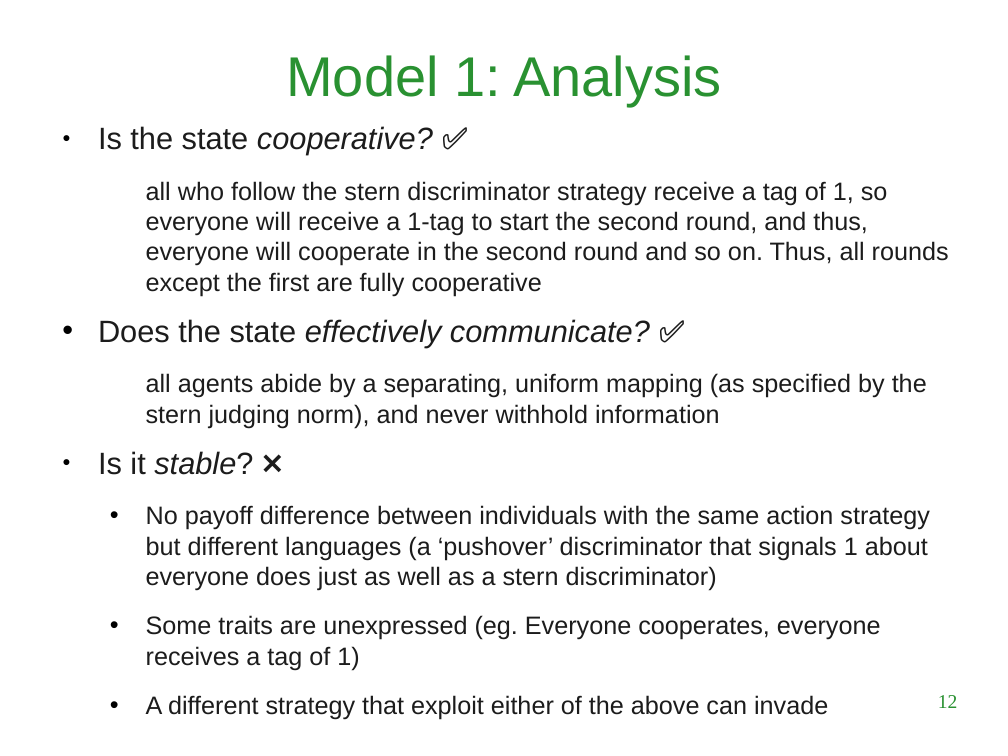
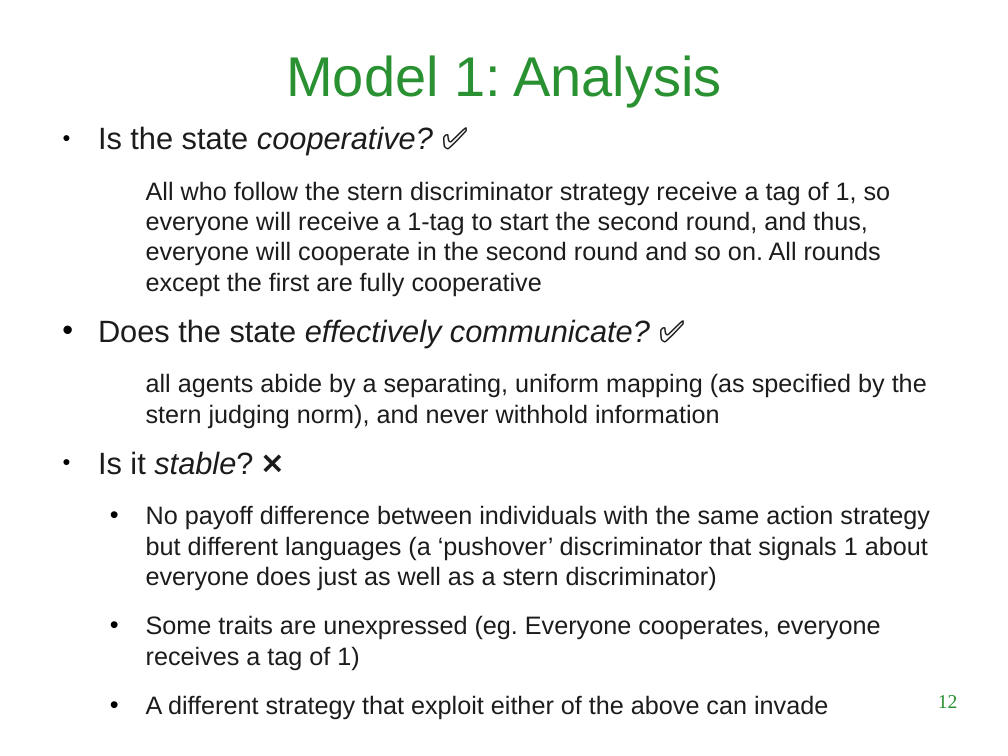
Before and after one commit to LuigiBrosNin/UNI, a slide deck: slide 12 of Master first year/Complex systems and network science/Tit_for_tatting_presentation.odp. Drawn at 1008x756 pixels with LibreOffice and Linux fonts; fonts in the diff are those of the drawing; background and template pictures are left out. Boxes give left, top, right and bottom in pixels: in the first picture for what was removed or moved away, otherwise in the second. Text is boxed around its words. In the diff, an @@ line names an element or a change of style, - is before the commit and + after.

```diff
--- a/Master first year/Complex systems and network science/Tit_for_tatting_presentation.odp
+++ b/Master first year/Complex systems and network science/Tit_for_tatting_presentation.odp
@@ text at box(146, 181, 891, 296): text changed @@
-  all who follow the stern discriminator strategy receive a tag of 1, so everyone will receive a 1-tag to start the second round, and thus, everyone will cooperate in the second round and so on. Thus, all rounds except the first are fully cooperative
+  All who follow the stern discriminator strategy receive a tag of 1, so everyone will receive a 1-tag to start the second round, and thus, everyone will cooperate in the second round and so on. All rounds except the first are fully cooperative
```
Also in this commit, not shown: 4 other slides changed, 3 slides added, 1 other file.
